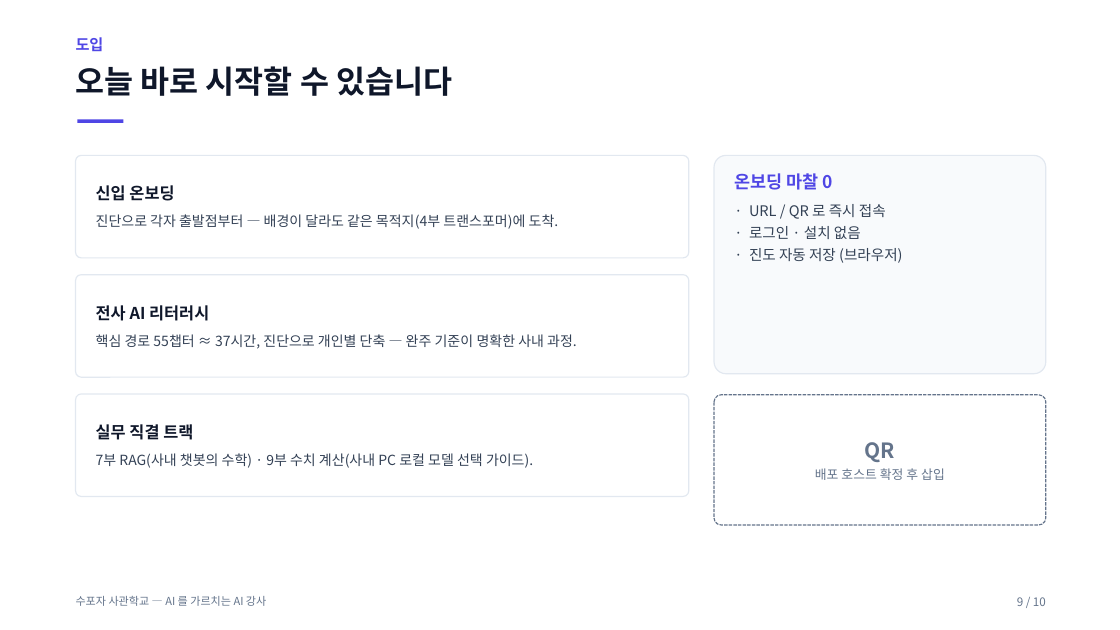
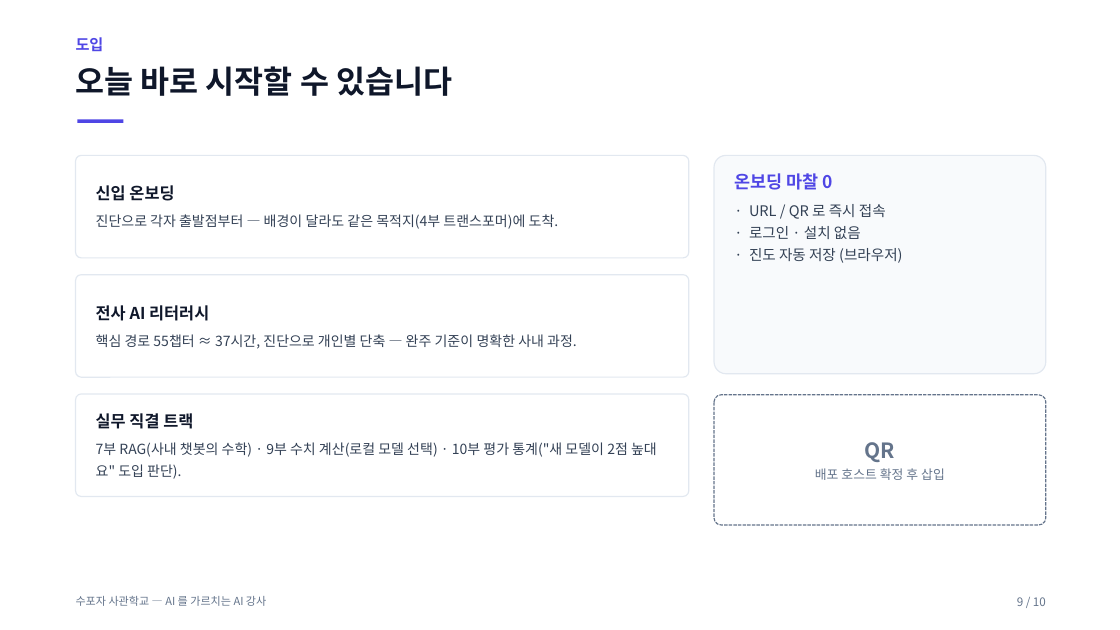
Before and after one commit to jiyupapa/math-platform, a slide deck: slide 9 of docs/hackathon/11_pitch_deck.pptx. Drawn at 1120x630 pixels with LibreOffice and Linux fonts; fonts in the diff are those of the drawing. Boxes give left, top, right and bottom in pixels: in the first picture for what was removed or moved away, otherwise in the second. Text is boxed around its words. In the diff, an @@ line names an element or a change of style, - is before the commit and + after.

```diff
--- a/docs/hackathon/11_pitch_deck.pptx
+++ b/docs/hackathon/11_pitch_deck.pptx
@@ text in rounded rectangle at [96,442,657,479]: text changed @@
-7부 RAG(사내 챗봇의 수학) · 9부 수치 계산(사내 PC 로컬 모델 선택 가이드).
+7부 RAG(사내 챗봇의 수학) · 9부 수치 계산(로컬 모델 선택) · 10부 평가 통계("새 모델이 2점 높대요" 도입 판단).
```
Also in this commit, not shown: 6 other slides changed, 22 other files.
